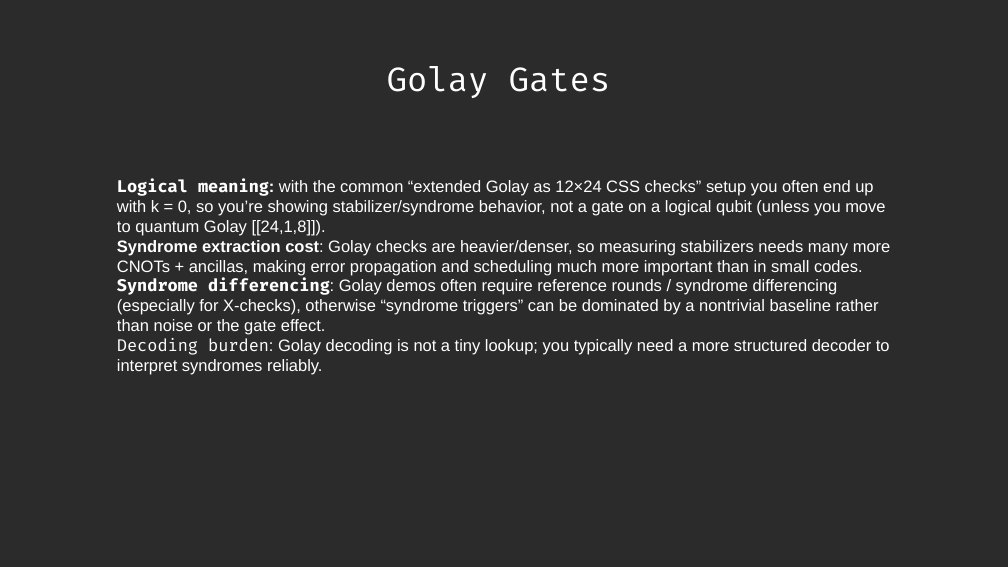
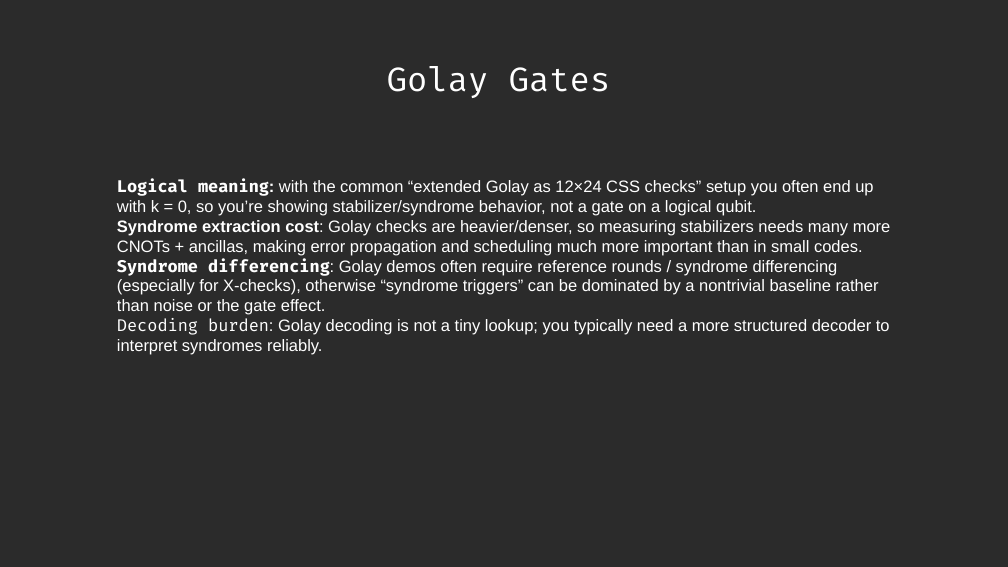
Before and after one commit to DanieleSalvi2810/QPFL_Hackathon_2026_Alice_and_Bob_Quantum_Icing, a slide deck: slide 36 of team-quantum_icing/presentation.odp (slide 35 before the commit). Drawn at 1008x567 pixels with LibreOffice and Linux fonts; fonts in the diff are those of the drawing; background and template pictures are left out; a plain dark background stands for a picture behind light text. Boxes give left, top, right and bottom in pixels: in the first picture for what was removed or moved away, otherwise in the second. Text is boxed around its words. In the diff, an @@ line names an element or a change of style, - is before the commit and + after.

```diff
--- a/team-quantum_icing/presentation.odp
+++ b/team-quantum_icing/presentation.odp
@@ text at bbox=[117, 180, 873, 216]: text changed @@
-Logical meaning: with the common “extended Golay as 12×24 CSS checks” setup you often end up with k = 0, so you’re showing stabilizer/syndrome behavior, not a gate on a logical qubit (unless you move to quantum Golay [[24,1,8]]).
+Logical meaning: with the common “extended Golay as 12×24 CSS checks” setup you often end up with k = 0, so you’re showing stabilizer/syndrome behavior, not a gate on a logical qubit.
```
Also in this commit, not shown: 7 other slides changed, 2 slides added, 1 slide removed, 1 other file.
